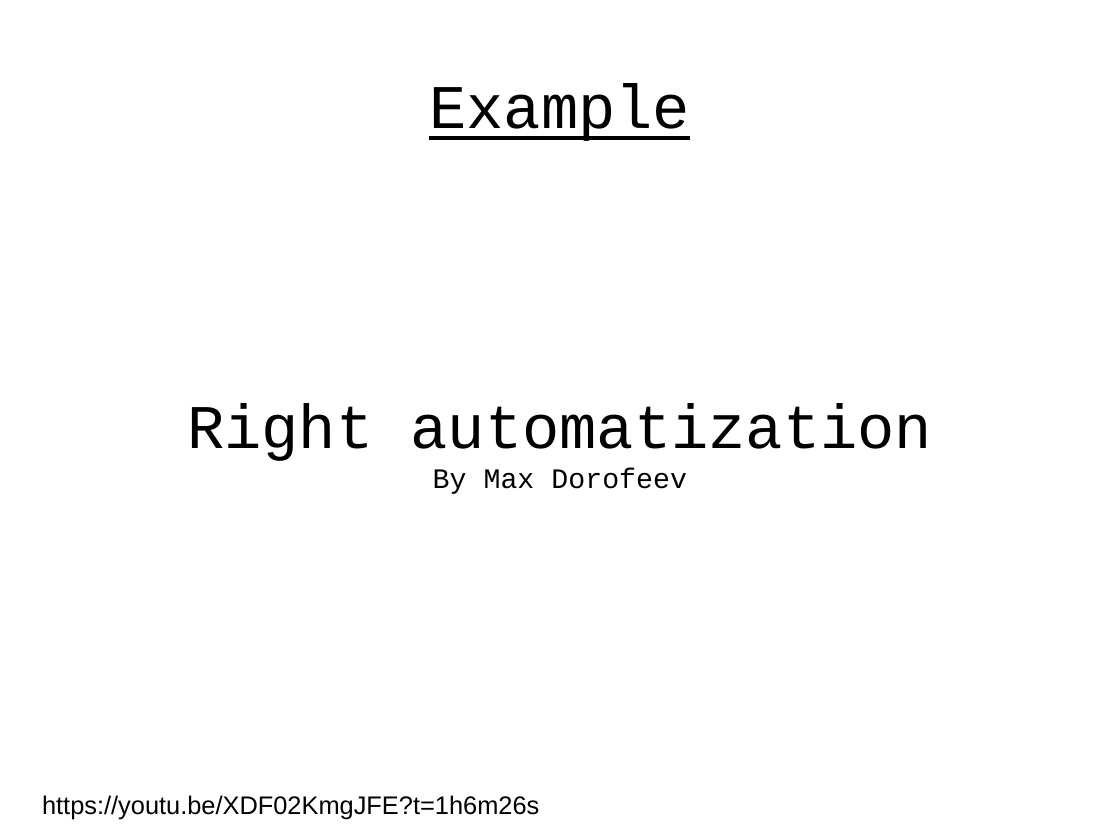
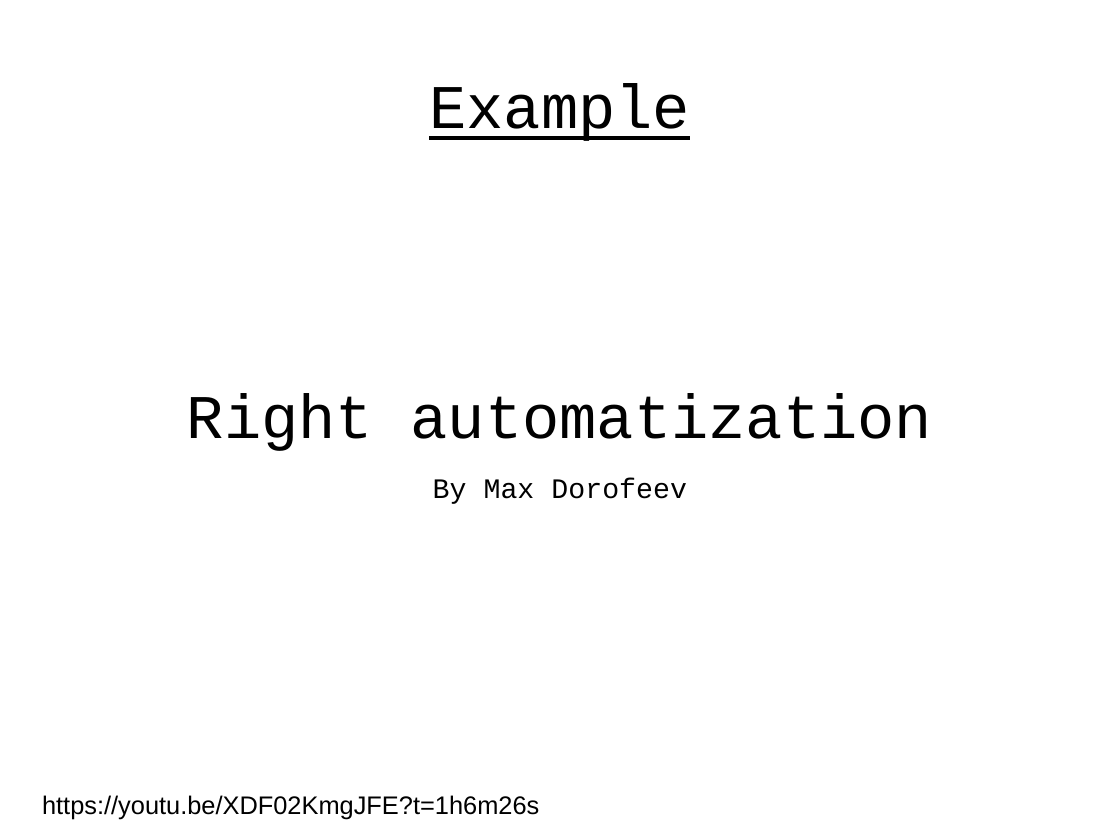
Before and after one commit to j-avdeev/EnterpriseSystemsDevelopment, a slide deck: slide 2 of Lec1 - Introducing the terminology/Enterprise System Development - lec day1 Introducing the terminology.odp. Drawn at 1120x840 pixels with LibreOffice and Linux fonts; fonts in the diff are those of the drawing. Boxes give left, top, right and bottom in pixels: in the first picture for what was removed or moved away, otherwise in the second. Text is boxed around its words. In the diff, an @@ line names an element or a change of style, - is before the commit and + after.

```diff
--- a/Lec1 - Introducing the terminology/Enterprise System Development - lec day1 Introducing the terminology.odp
+++ b/Lec1 - Introducing the terminology/Enterprise System Development - lec day1 Introducing the terminology.odp
@@ subtitle "Right automatization" at (x1=187, y1=393, x2=932, y2=504): more space between paragraphs @@
```
Also in this commit, not shown: 7 other slides changed, 1 slide added, 3 other files.
